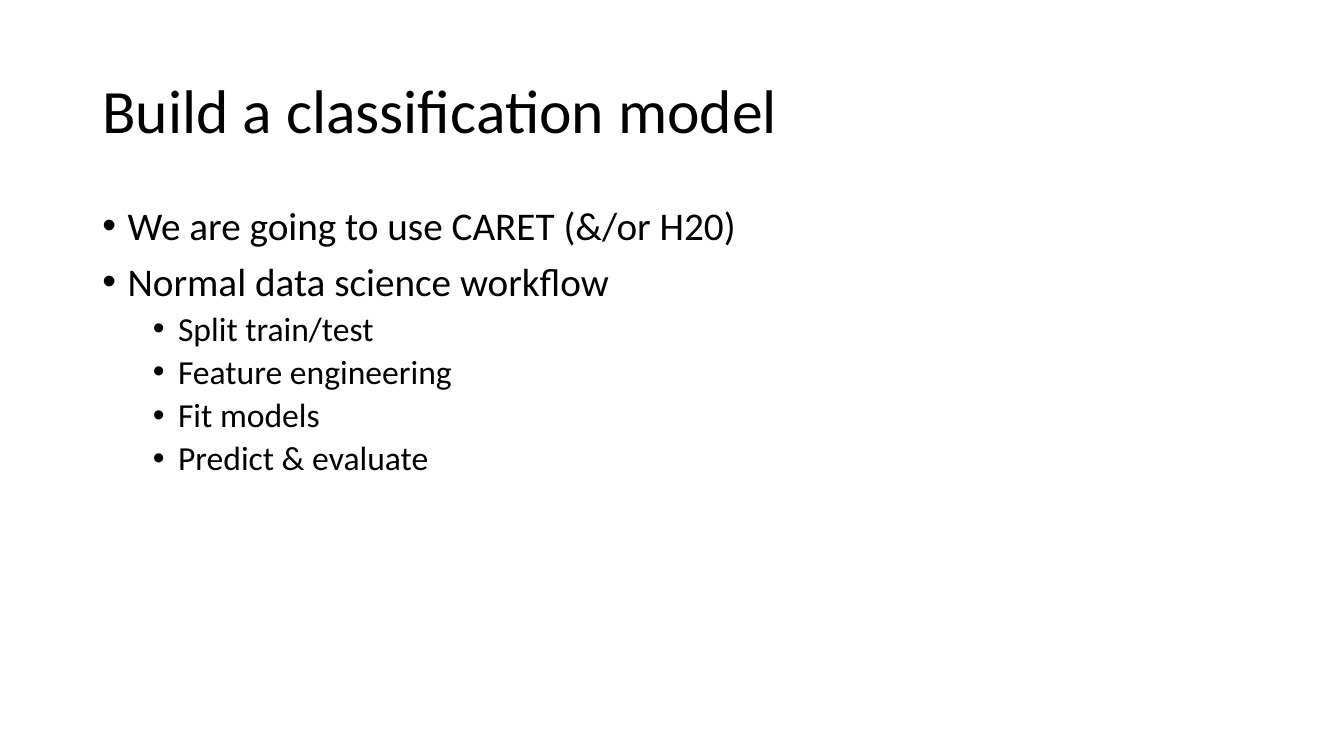
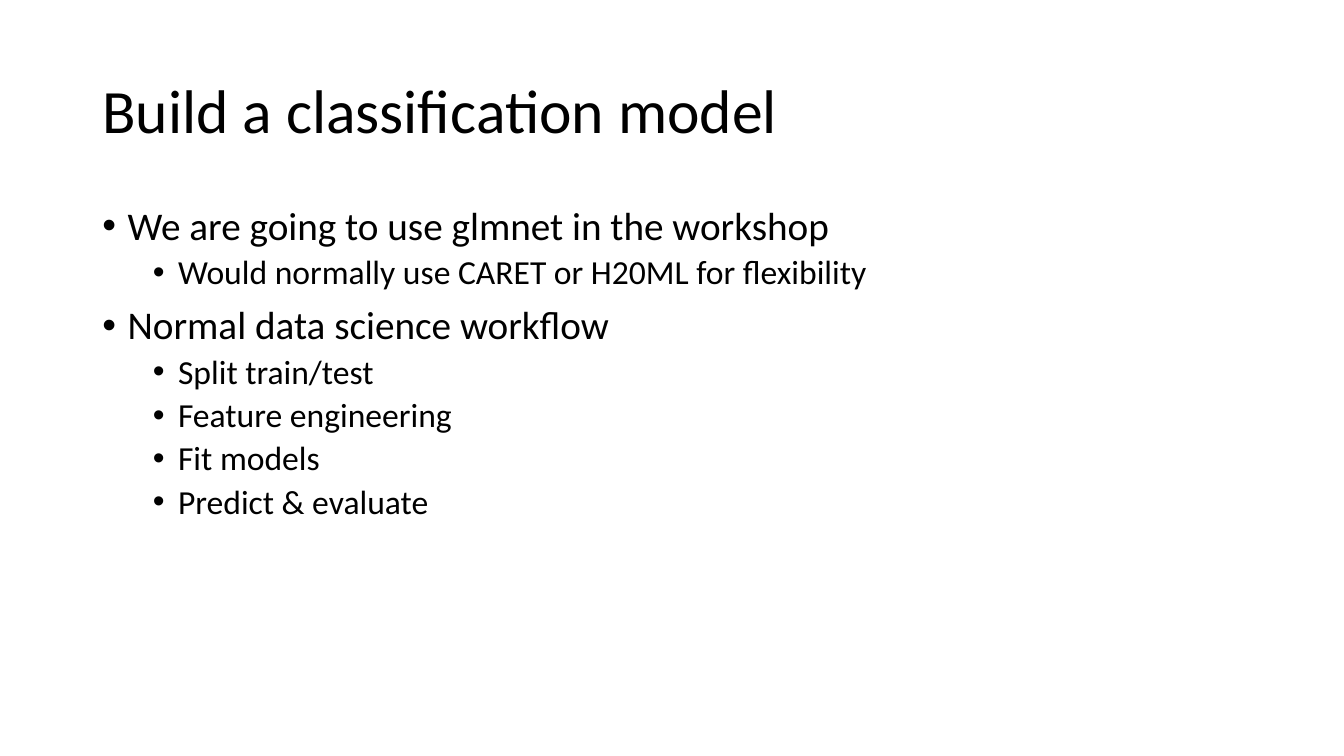
Before and after one commit to MeyerGrace/eRum_2018_prep, a slide deck: slide 21 of eRumWorkshop.pptx (slide 20 before the commit). Drawn at 1344x756 pixels with LibreOffice and Linux fonts; fonts in the diff are those of the drawing; background and template pictures are left out. Boxes give left, top, right and bottom in pixels: in the first picture for what was removed or moved away, otherwise in the second. Text is boxed around its words. In the diff, an @@ line names an element or a change of style, - is before the commit and + after.

```diff
--- a/eRumWorkshop.pptx
+++ b/eRumWorkshop.pptx
@@ text at bbox=[128, 212, 866, 290]: text changed; size 28 to 24 pt @@
-• We are going to use CARET (&/or H20)
+• We are going to use glmnet in the workshop
+  • Would normally use CARET or H20ML for flexibility
```
Also in this commit, not shown: 1 other slide changed, 1 slide added, 1 other file.
